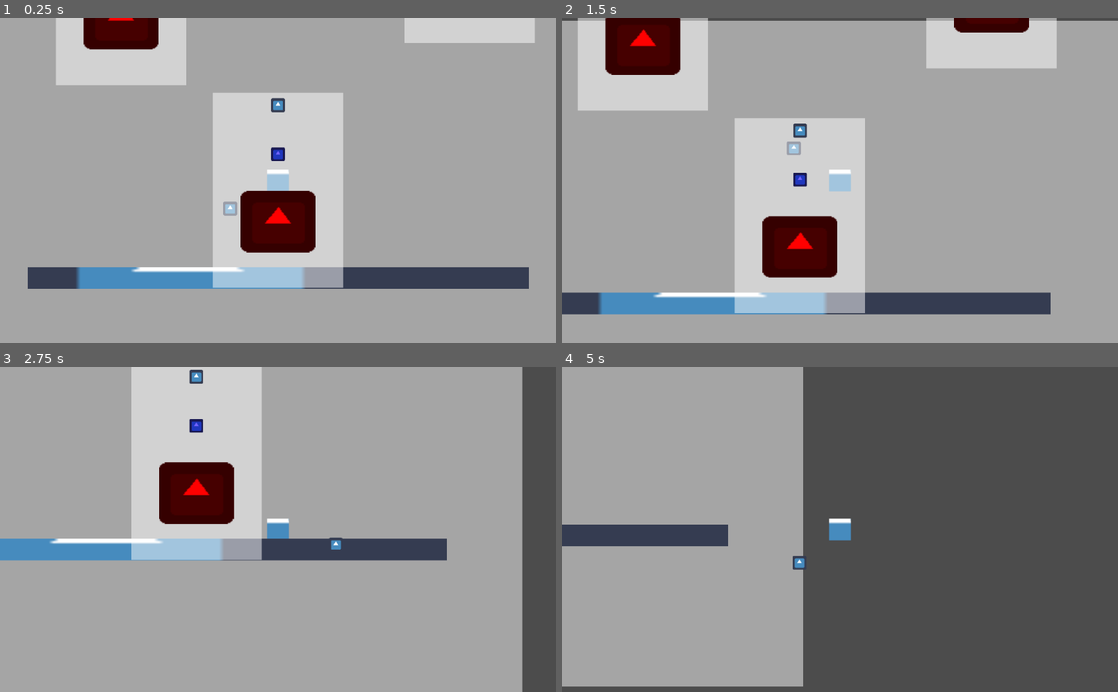
Above: before the commit, frames 1-4 (two rows, left to right).
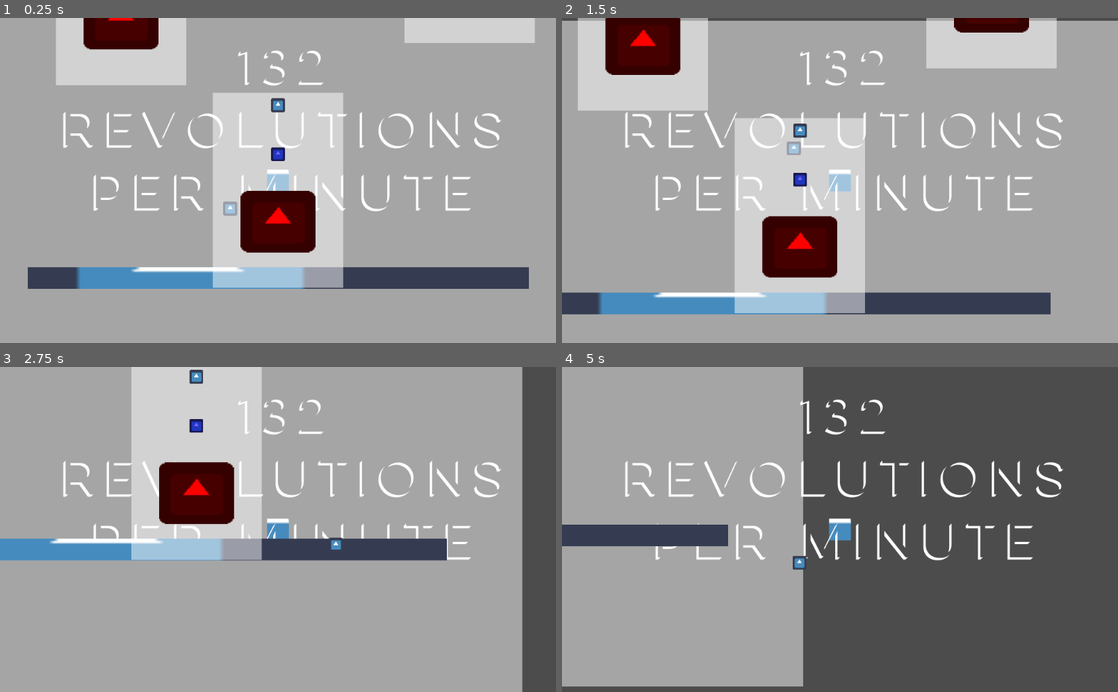
Above: after the commit, the same moments.

Repository: mdrgon1/GWJ-22-Spinzo
Game: Godot game, scene res://Main.tscn
The game is run twice, just before and just after one commit, with the same random seed, the same clock (stepped at 60 frames per second) and the same inputs. The engine's default icon, where the game draws it, is replaced by a stand-in: a white triangle on a blue panel in a dark square.
Inputs:
- Up to frame 1 (0.25 s): no input
- Up to frame 2 (1.5 s): hold Shift (aim) 0.53-1.28 s; hold Right (move_right) from 0.53 s (still down); tap W (jump) at 0.77 s; tap E (throw_ball) at 1.35 s
- Up to frame 3 (2.75 s): tap W (jump) at 1.52 s; release Right (move_right) at 2.03 s; hold A (move_left) from 2.03 s (still down); hold X from 2.03 s (still down)
- Up to frame 4 (5 s): release A (move_left) at 2.78 s; release X at 2.78 s; hold Right (move_right) 2.78-4.28 s; tap Shift (aim) at 2.85 s; tap W (jump) at 3.02, 3.77, 4.52 s; hold E (throw_ball) 3.53-4.28 s; hold A (move_left) from 4.28 s (still down); tap X at 4.35 s

The runs differ from the first frame. In frame 1, 2.4% of the frame differs, in the area x 11-91%, y 10-60%; in frame 2, 2.5%; in frame 3, 1.9%; in frame 4, 2.7%.

Commit message:
imported lula clean font

Diff:
--- a/Project/Main.tscn
+++ b/Project/Main.tscn
@@ -1,10 +1,15 @@
-[gd_scene load_steps=7 format=2]
+[gd_scene load_steps=9 format=2]
 
 [ext_resource path="res://Player/Player.tscn" type="PackedScene" id=1]
 [ext_resource path="res://icon.png" type="Texture" id=2]
 [ext_resource path="res://Ball/Ball.tscn" type="PackedScene" id=3]
 [ext_resource path="res://Scripts/Camera.gd" type="Script" id=4]
 [ext_resource path="res://Scripts/MainLevel.gd" type="Script" id=5]
+[ext_resource path="res://Fonts/Lulo Clean/Lulo Clean W03 Three/Lulo Clean W03 Three.ttf" type="DynamicFontData" id=6]
+
+[sub_resource type="DynamicFont" id=2]
+size = 80
+font_data = ExtResource( 6 )
 
 [sub_resource type="RectangleShape2D" id=1]
 extents = Vector2( 115.823, 5 )
@@ -20,6 +25,22 @@
 current = true
 zoom = Vector2( 0.25, 0.25 )
 script = ExtResource( 4 )
+
+[node name="Label" type="Label" parent="Camera2D"]
+margin_left = -99.3055
+margin_top = -65.7413
+margin_right = 733.695
+margin_bottom = 279.259
+rect_scale = Vector2( 0.25, 0.25 )
+custom_fonts/font = SubResource( 2 )
+text = "132
+REVOLUTIONS
+PER MINUTE"
+align = 1
+valign = 1
+__meta__ = {
+"_edit_use_anchors_": false
+}
 
 [node name="StaticBody2D" type="StaticBody2D" parent="."]
 position = Vector2( 0, 30.4418 )
Binary file added: Project/Fonts/Lulo Clean/Lulo Clean W03 Four Bold/Lulo Clean W03 Four Bold.ttf
Binary file added: Project/Fonts/Lulo Clean/Lulo Clean W03 Four/Lulo Clean W03 Four.ttf
Binary file added: Project/Fonts/Lulo Clean/Lulo Clean W03 Outline Bold/Lulo Clean W03 Outline Bold.ttf
Binary file added: Project/Fonts/Lulo Clean/Lulo Clean W03 Outline/Lulo Clean W03 Outline.ttf
Binary file added: Project/Fonts/Lulo Clean/Lulo Clean W03 Three Bold/Lulo Clean W03 Three Bold.ttf
Binary file added: Project/Fonts/Lulo Clean/Lulo Clean W03 Three/Lulo Clean W03 Three.ttf
Binary file added: Project/Fonts/Lulo Clean/Lulo Clean W03 Two Bold/Lulo Clean W03 Two Bold.ttf
Binary file added: Project/Fonts/Lulo Clean/Lulo Clean W03 Two/Lulo Clean W03 Two.ttf
